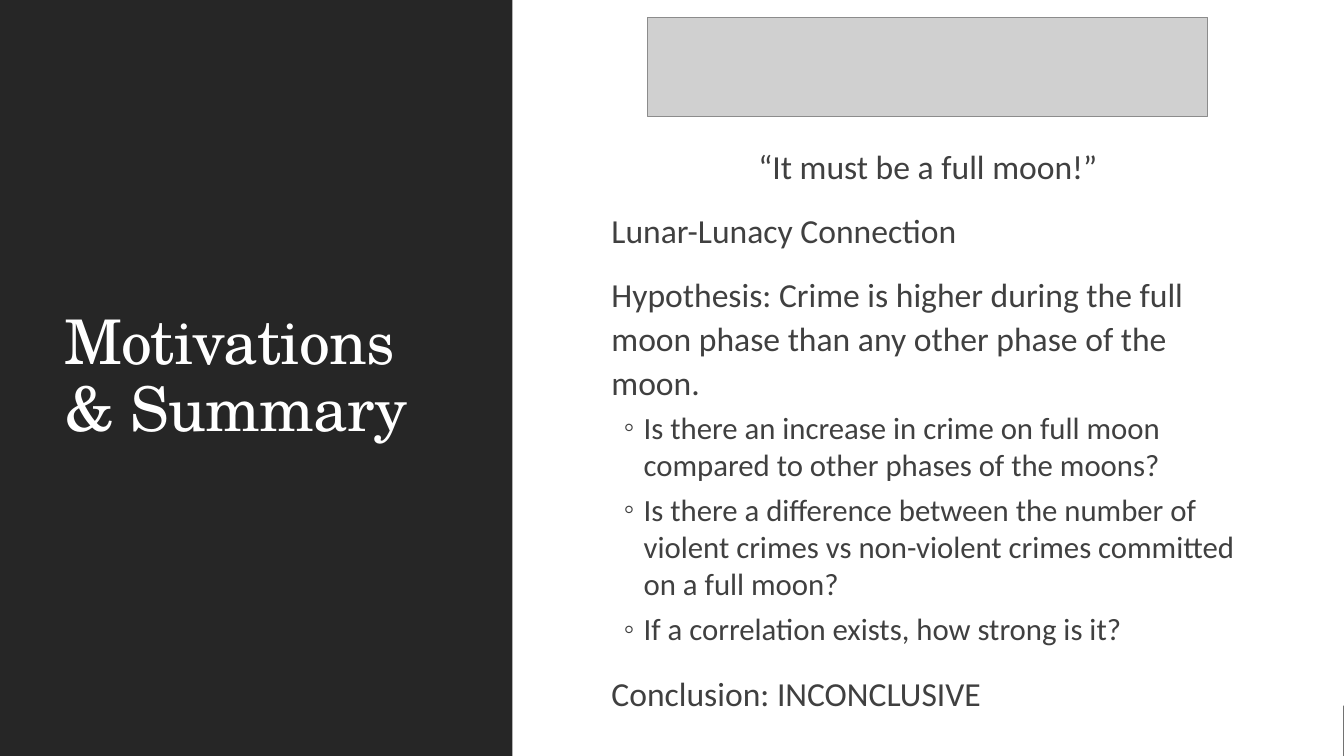
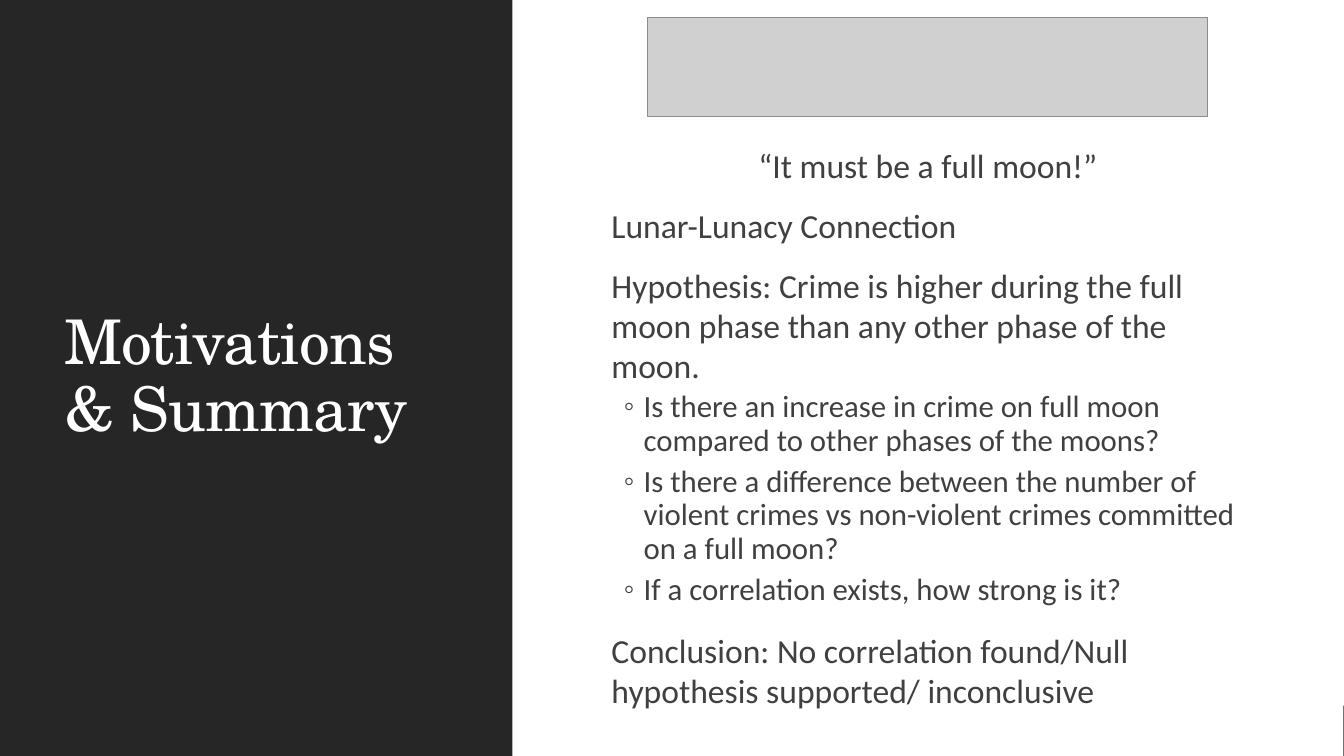
Before and after one commit to NHigs58/Project-1-, a slide deck: slide 2 of Presentation.pptx. Drawn at 1344x756 pixels with LibreOffice and Linux fonts; fonts in the diff are those of the drawing; grey boxes stand for pictures. Boxes give left, top, right and bottom in pixels: in the first picture for what was removed or moved away, otherwise in the second. Text is boxed around its words. In the diff, an @@ line names an element or a change of style, - is before the commit and + after.

Commit message:
updating presentation

```diff
--- a/Presentation.pptx
+++ b/Presentation.pptx
@@ text at (611,154,1234,606): line spacing 1.1 to 1; line spacing 1 to 0.9 @@
@@ text at (611,639,1128,709): text changed @@
-  Conclusion: INCONCLUSIVE
+  Conclusion: No correlation found/Null hypothesis supported/ inconclusive
```
Also in this commit, not shown: 2 other slides changed, 2 slides added, 2 slides removed.
